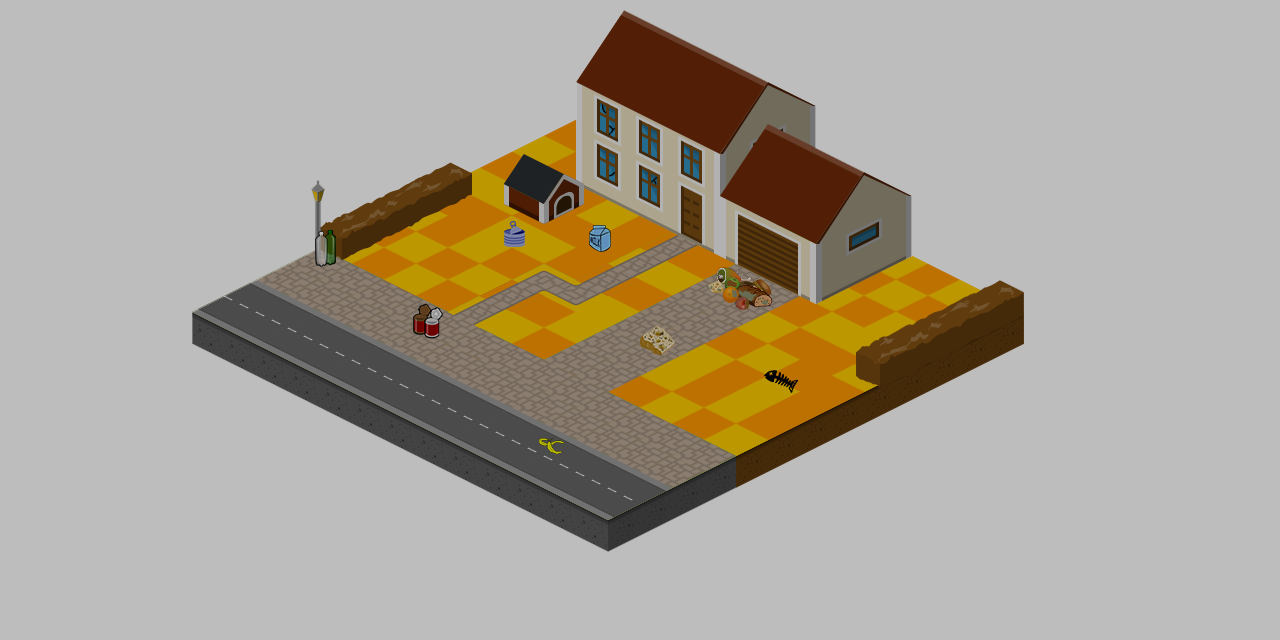
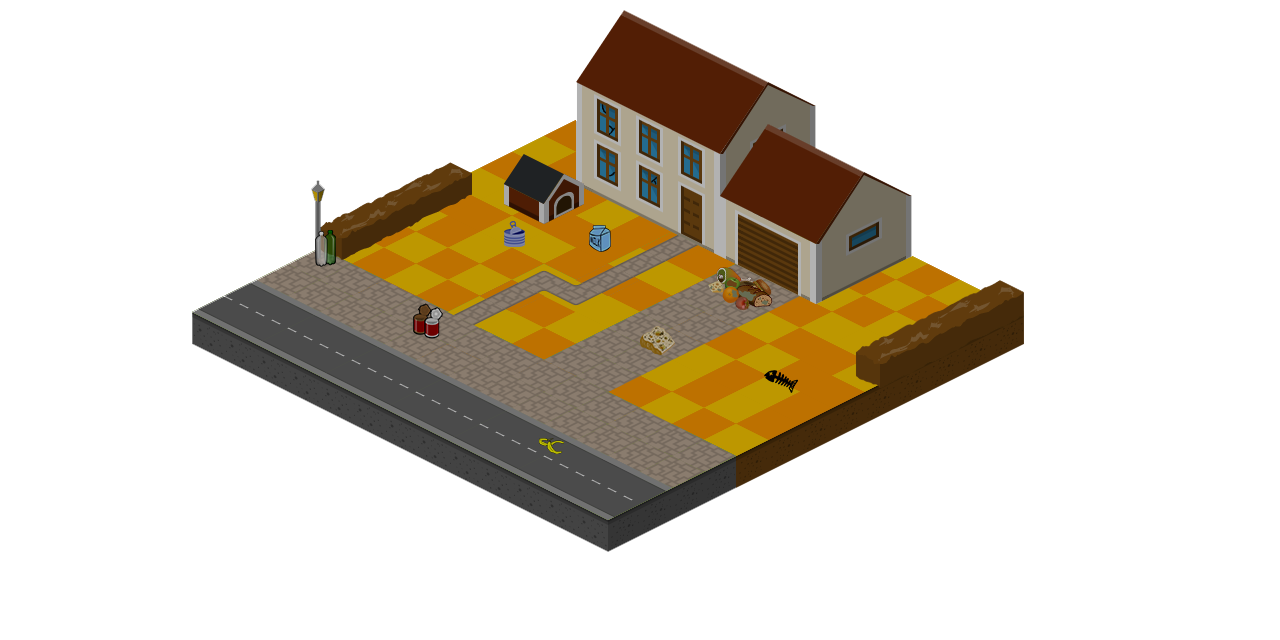
Layer changes from the first 1280 x 640 image to the second:
painted on "Niebla" over [left=0, top=0, right=1280, bottom=640]
